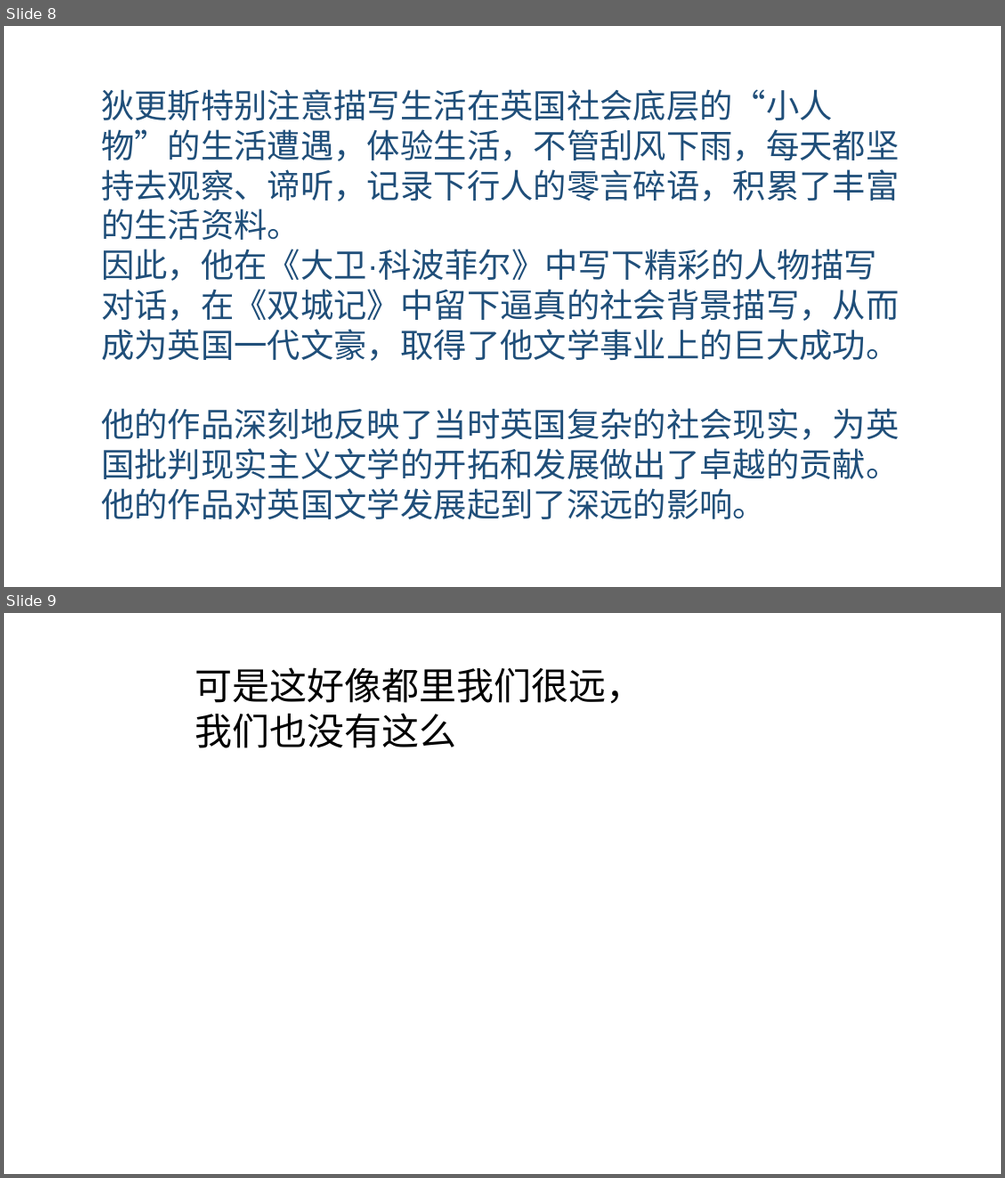
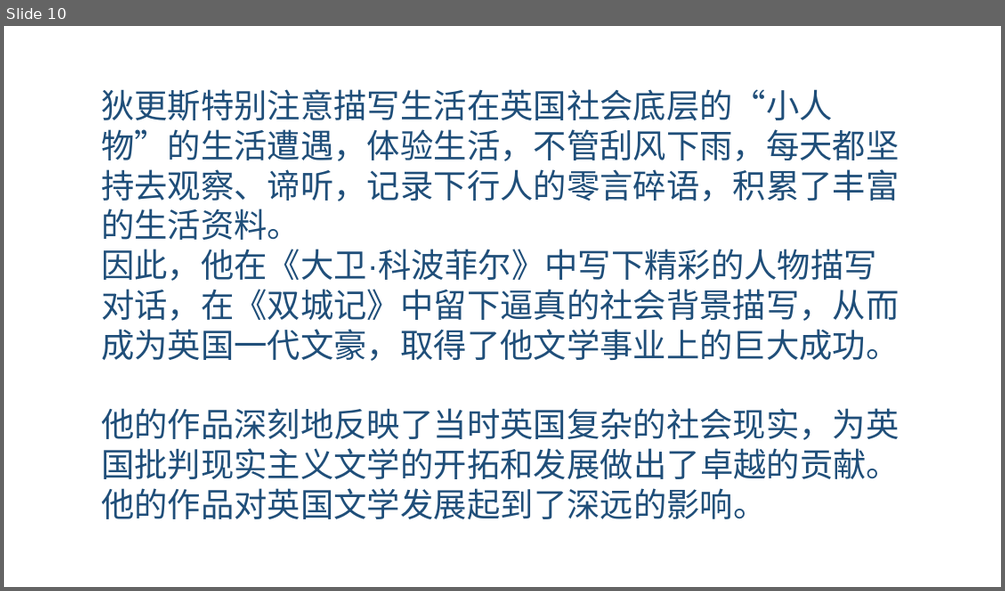
Before and after one commit to jeefies/ppt, a slide deck: 坚持.pptx. Shown one above the other, each under a label of ours: slides 8 and 9 before the commit, slide 10 after it. The pictures are 1005x1178 and 1005x591 pixels, drawn with LibreOffice and Linux fonts; fonts in the diff are those of the drawing. Boxes give left, top, right and bottom in pixels: in the first picture for what was removed or moved away, otherwise in the second. Text is boxed around its words. In the diff, an @@ line names an element or a change of style, - is before the commit and + after.

```diff
--- a/坚持.pptx
+++ b/坚持.pptx
@@ slide 9 removed at (4, 613, 1001, 1174), background #FFFFFF @@
@@ text removed at (195, 667, 644, 748) @@
-可是这好像都里我们很远，
-我们也没有这么
@@ what was slide 8 is now slide 10 @@
```
Also in this commit, not shown: 3 slides added, 1 other slide removed, 1 other file.
